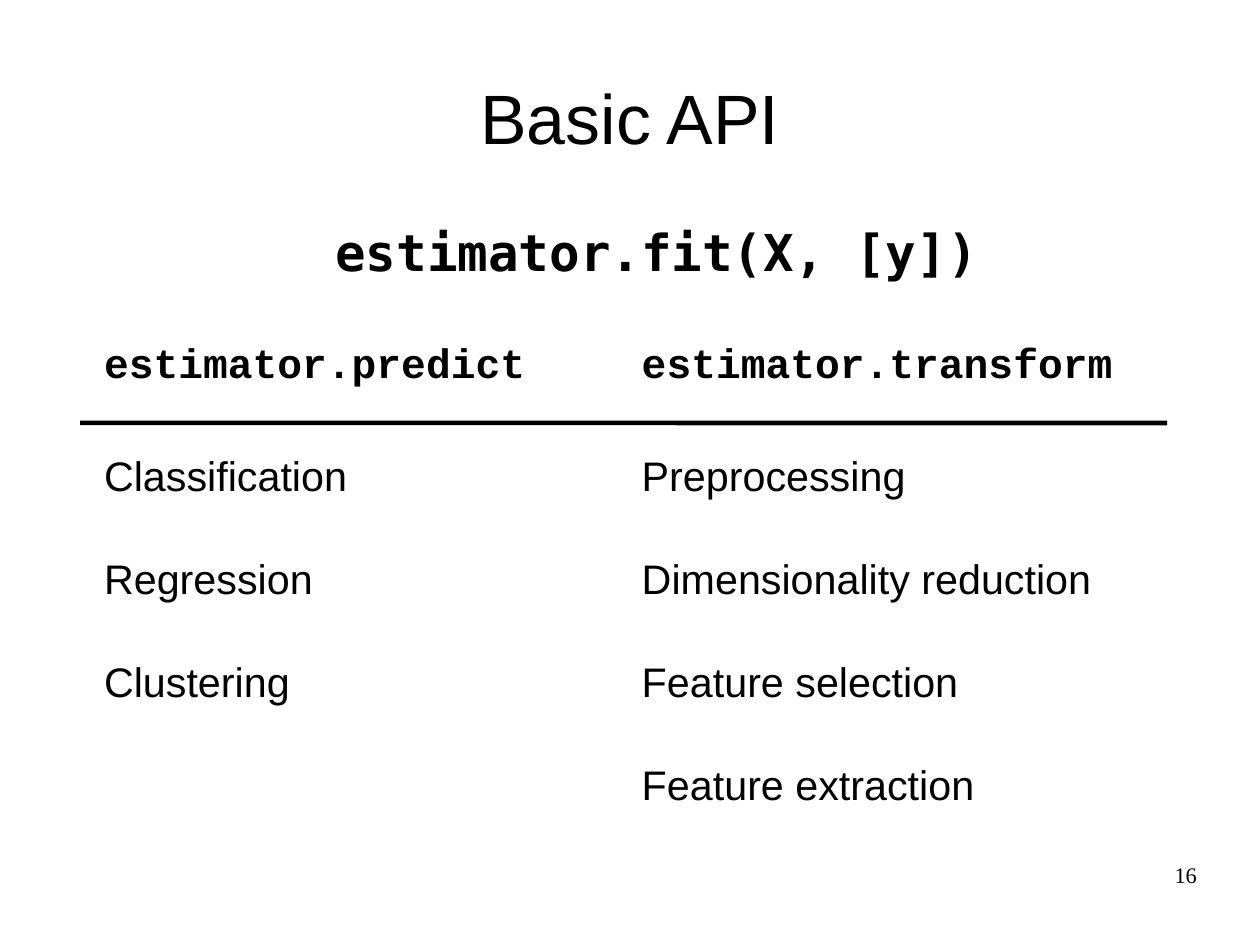
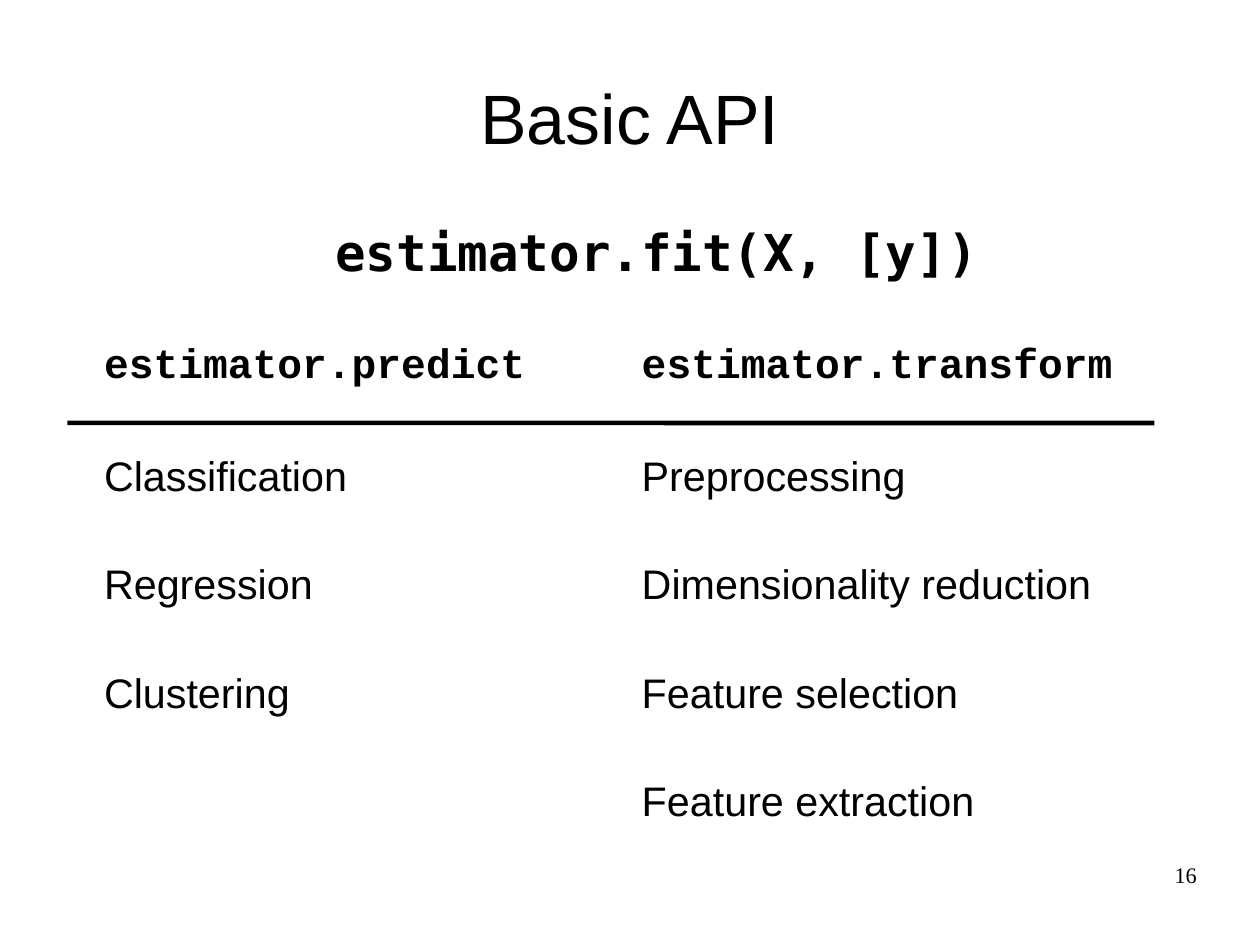
Before and after one commit to amueller/talks_odt, a slide deck: slide 16 of machine-learning-with-scikit-learn - pydata strata nyc 2015 - 45 minutes.odp. Drawn at 1260x945 pixels with LibreOffice and Linux fonts; fonts in the diff are those of the drawing. Boxes give left, top, right and bottom in pixels: in the first picture for what was removed or moved away, otherwise in the second. Text is boxed around its words. In the diff, an @@ line names an element or a change of style, - is before the commit and + after.

```diff
--- a/machine-learning-with-scikit-learn - pydata strata nyc 2015 - 45 minutes.odp
+++ b/machine-learning-with-scikit-learn - pydata strata nyc 2015 - 45 minutes.odp
@@ table at bbox=[93, 338, 1166, 882] @@
@@ borders changed @@
@@ line moved from (80, 423) - (1167, 423) to (67, 423) - (1155, 423) @@
```
Also in this commit, not shown: 1 other slide changed.
